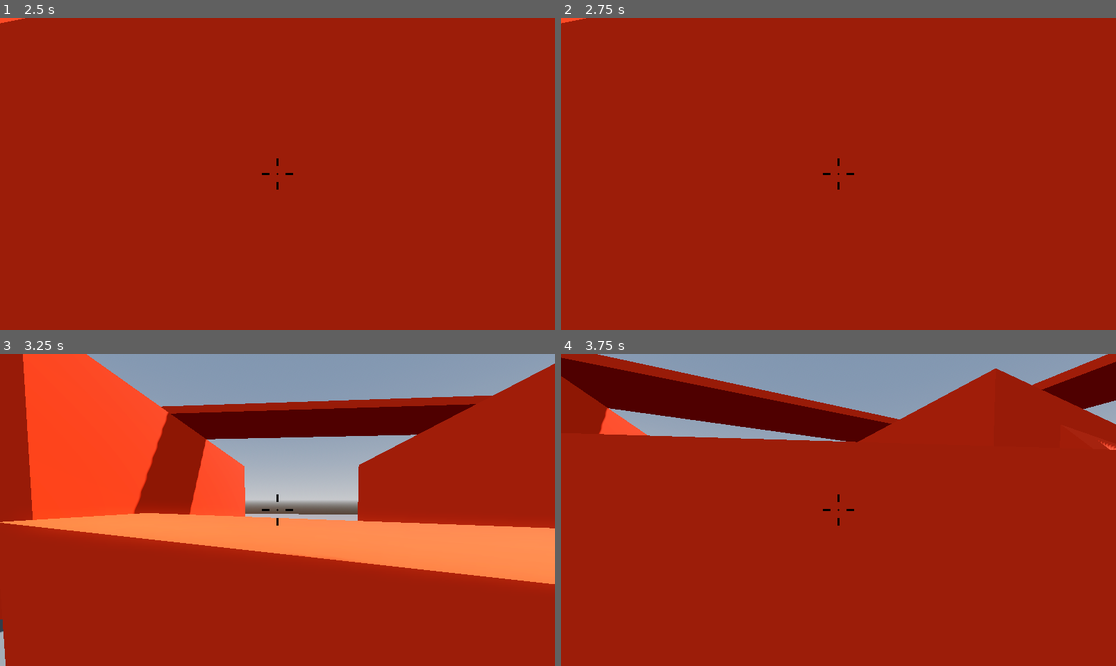
Above: before the commit, frames 1-4 (two rows, left to right).
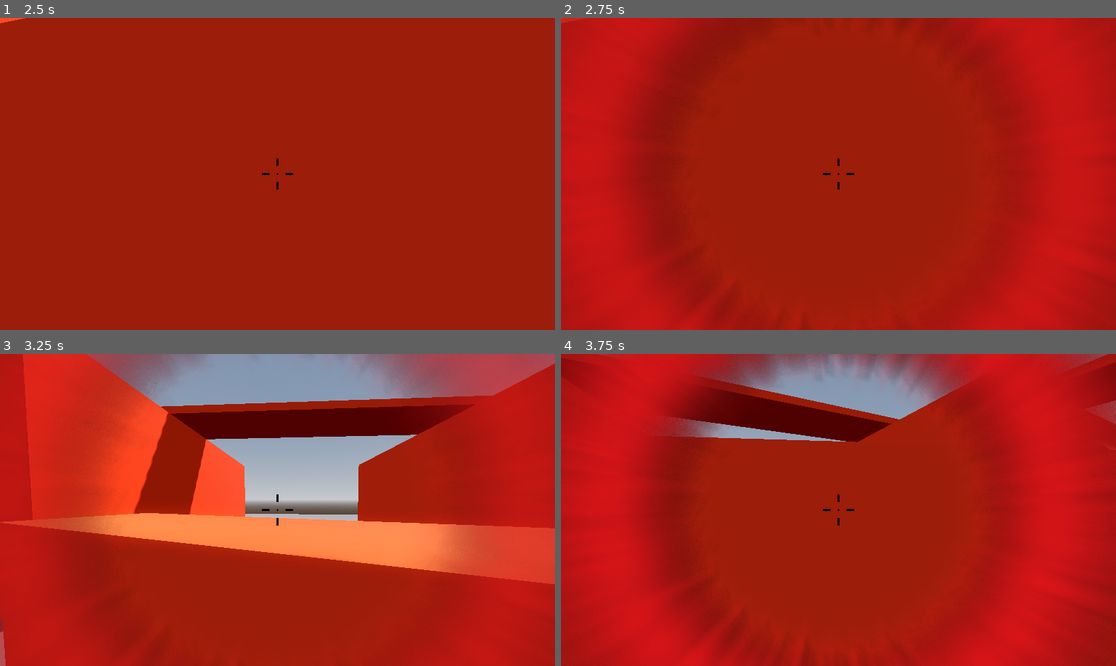
Above: after the commit, the same moments.

Repository: SpookyUboa/robo-rampage
Game: Godot game, scene res://Levels/Sandbox.tscn
Same seed, same stepped clock (60 frames per second), same inputs: the game is played once before the commit and once after it.
Inputs (mouse positions are in pixels of both pictures, inside the frame that each line leads up to):
- Up to frame 1 (2.5 s): tap Enter (ui_accept) at 0.5, 0.77, 1.52 s; move the mouse to (305, 174) at 0.52 s; press the mouse at (305, 174) at 0.53 s; hold W (move_forward) from 0.53 s (still down); move the mouse to (249, 174) at 1.27 s; release the mouse at (249, 174) at 1.28 s; click (249, 174) at 1.35 s; move the mouse to (288, 167) at 2.02 s; press the mouse at (288, 167) at 2.03 s
- Up to frame 2 (2.75 s): keep holding W (move_forward)
- Up to frame 3 (3.25 s): keep holding W (move_forward); move the mouse to (271, 516) at 2.77 s; release the mouse at (271, 516) at 2.78 s; click (271, 516) at 2.85 s; tap Enter (ui_accept) at 3.02 s
- Up to frame 4 (3.75 s): keep holding W (move_forward); move the mouse to (877, 513) at 3.52 s; press the mouse at (877, 513) at 3.53 s

Frame 1 is identical in both runs. In frame 2, 29% of the frame differs, in the area x 0-100%, y 0-100%; in frame 3, 33%; in frame 4, 40%.

Commit message:
Game over screen and damage feedback

Diff:
--- a/Particles/sparks.tscn
+++ b/Particles/sparks.tscn
@@ -23,6 +23,21 @@
 [sub_resource type="BoxMesh" id="BoxMesh_8oqty"]
 material = SubResource("StandardMaterial3D_x1oti")
 size = Vector3(0.1, 0.1, 0.1)
+
+[sub_resource type="Animation" id="Animation_dg8tm"]
+length = 0.001
+tracks/0/type = "value"
+tracks/0/imported = false
+tracks/0/enabled = true
+tracks/0/path = NodePath(".:emitting")
+tracks/0/interp = 1
+tracks/0/loop_wrap = true
+tracks/0/keys = {
+"times": PackedFloat32Array(0),
+"transitions": PackedFloat32Array(1),
+"update": 1,
+"values": [false]
+}
 
 [sub_resource type="Animation" id="Animation_hnn6m"]
 resource_name = "Spark"
@@ -53,21 +68,6 @@
 }]
 }
 
-[sub_resource type="Animation" id="Animation_dg8tm"]
-length = 0.001
-tracks/0/type = "value"
-tracks/0/imported = false
-tracks/0/enabled = true
-tracks/0/path = NodePath(".:emitting")
-tracks/0/interp = 1
-tracks/0/loop_wrap = true
-tracks/0/keys = {
-"times": PackedFloat32Array(0),
-"transitions": PackedFloat32Array(1),
-"update": 1,
-"values": [false]
-}
-
 [sub_resource type="AnimationLibrary" id="AnimationLibrary_xhq6k"]
 _data = {
 "RESET": SubResource("Animation_dg8tm"),
--- a/Player/Player.gd
+++ b/Player/Player.gd
@@ -10,12 +10,18 @@
 var mouse_motion:= Vector2.ZERO
 var health := max_health:
 	set(value):
+		if value < health:
+			damage_animation_player.stop(false)
+			damage_animation_player.play("Damage")
+
 		health = value
 		if health <= 0:
-			get_tree().quit()
+			game_over_menu.game_over()
 
+@onready var game_over_menu: Control = $GameOverMenu
 @onready var camera_pivot: Node3D = $CameraPivot
 @onready var gun_pivot: Node3D = $CameraPivot/GunPivot
+@onready var damage_animation_player: AnimationPlayer = $DamageTexture/DamageAnimationPlayer
 
 func _ready() -> void:
 	Input.mouse_mode = Input.MOUSE_MODE_CAPTURED
--- a/Player/Player.tscn
+++ b/Player/Player.tscn
@@ -1,14 +1,77 @@
-[gd_scene load_steps=8 format=3 uid="uid://co2qph7d8sdvg"]
+[gd_scene load_steps=13 format=3 uid="uid://co2qph7d8sdvg"]
 
 [ext_resource type="Script" path="res://Player/Player.gd" id="1_wdo7e"]
 [ext_resource type="Script" path="res://Player/SmoothCamera.gd" id="2_4kyjj"]
 [ext_resource type="Script" path="res://Player/Crosshair.gd" id="3_4tix3"]
 [ext_resource type="PackedScene" uid="uid://bxij6eug0pt6g" path="res://Player/smg.tscn" id="3_sfqh0"]
 [ext_resource type="Script" path="res://Player/gun_sway.gd" id="4_k7qt7"]
+[ext_resource type="Texture2D" uid="uid://dqxdhmj28amlx" path="res://Player/damage.png" id="6_1bgd0"]
+[ext_resource type="PackedScene" uid="uid://o0rrvxn7xhhv" path="res://Player/game_over_menu.tscn" id="7_oafqr"]
 
 [sub_resource type="CapsuleMesh" id="CapsuleMesh_cat8l"]
 
 [sub_resource type="CapsuleShape3D" id="CapsuleShape3D_2hxpx"]
+
+[sub_resource type="Animation" id="Animation_0cxhp"]
+resource_name = "Damage"
+length = 0.4
+tracks/0/type = "value"
+tracks/0/imported = false
+tracks/0/enabled = true
+tracks/0/path = NodePath(".:scale")
+tracks/0/interp = 1
+tracks/0/loop_wrap = true
+tracks/0/keys = {
+"times": PackedFloat32Array(0, 0.4),
+"transitions": PackedFloat32Array(1, 1),
+"update": 0,
+"values": [Vector2(1, 1), Vector2(1.5, 1.5)]
+}
+tracks/1/type = "value"
+tracks/1/imported = false
+tracks/1/enabled = true
+tracks/1/path = NodePath(".:modulate")
+tracks/1/interp = 1
+tracks/1/loop_wrap = true
+tracks/1/keys = {
+"times": PackedFloat32Array(0, 0.4),
+"transitions": PackedFloat32Array(1, 1),
+"update": 0,
+"values": [Color(1, 1, 1, 1), Color(1, 1, 1, 0)]
+}
+
+[sub_resource type="Animation" id="Animation_kivl2"]
+length = 0.001
+tracks/0/type = "value"
+tracks/0/imported = false
+tracks/0/enabled = true
+tracks/0/path = NodePath(".:scale")
+tracks/0/interp = 1
+tracks/0/loop_wrap = true
+tracks/0/keys = {
+"times": PackedFloat32Array(0),
+"transitions": PackedFloat32Array(1),
+"update": 0,
+"values": [Vector2(1, 1)]
+}
+tracks/1/type = "value"
+tracks/1/imported = false
+tracks/1/enabled = true
+tracks/1/path = NodePath(".:modulate")
+tracks/1/interp = 1
+tracks/1/loop_wrap = true
+tracks/1/keys = {
+"times": PackedFloat32Array(0),
+"transitions": PackedFloat32Array(1),
+"update": 0,
+"values": [Color(1, 1, 1, 0)]
+}
+
+[sub_resource type="AnimationLibrary" id="AnimationLibrary_osemi"]
+_data = {
+"Damage": SubResource("Animation_0cxhp"),
+"RESET": SubResource("Animation_kivl2")
+}
 
 [node name="Player" type="CharacterBody3D" groups=["player"]]
 script = ExtResource("1_wdo7e")
@@ -66,3 +129,19 @@
 [node name="WeaponCamera" type="Camera3D" parent="SubViewportContainer/SubViewport"]
 cull_mask = 512
 fov = 40.1
+
+[node name="DamageTexture" type="TextureRect" parent="."]
+modulate = Color(1, 1, 1, 0)
+offset_right = 40.0
+offset_bottom = 40.0
+pivot_offset = Vector2(576, 324)
+texture = ExtResource("6_1bgd0")
+
+[node name="DamageAnimationPlayer" type="AnimationPlayer" parent="DamageTexture"]
+autoplay = "RESET"
+libraries = {
+"": SubResource("AnimationLibrary_osemi")
+}
+
+[node name="GameOverMenu" parent="." instance=ExtResource("7_oafqr")]
+visible = false
--- /dev/null
+++ b/Player/game_over_menu.gd
@@ -0,0 +1,13 @@
+extends Control
+
+func game_over() -> void:
+	get_tree().paused = true
+	visible = true
+	Input.mouse_mode = Input.MOUSE_MODE_VISIBLE
+
+func _on_restart_button_pressed() -> void:
+	get_tree().paused = false
+	get_tree().reload_current_scene()
+
+func _on_quit_button_pressed() -> void:
+	get_tree().quit()
--- /dev/null
+++ b/Player/game_over_menu.tscn
@@ -0,0 +1,53 @@
+[gd_scene load_steps=5 format=3 uid="uid://o0rrvxn7xhhv"]
+
+[ext_resource type="FontFile" uid="uid://dejvhmobhbhyu" path="res://Assets/Kanit-ExtraBold.ttf" id="1_hpo1j"]
+[ext_resource type="Script" path="res://Player/game_over_menu.gd" id="2_wgqju"]
+
+[sub_resource type="Theme" id="Theme_abb63"]
+default_font = ExtResource("1_hpo1j")
+default_font_size = 64
+
+[sub_resource type="LabelSettings" id="LabelSettings_xfnrh"]
+font_size = 96
+font_color = Color(0.733333, 0, 0.145098, 1)
+
+[node name="GameOverMenu" type="Control"]
+process_mode = 2
+layout_mode = 3
+anchors_preset = 15
+anchor_right = 1.0
+anchor_bottom = 1.0
+grow_horizontal = 2
+grow_vertical = 2
+theme = SubResource("Theme_abb63")
+script = ExtResource("2_wgqju")
+
+[node name="CenterContainer" type="CenterContainer" parent="."]
+layout_mode = 1
+anchors_preset = 15
+anchor_right = 1.0
+anchor_bottom = 1.0
+grow_horizontal = 2
+grow_vertical = 2
+
+[node name="VBoxContainer" type="VBoxContainer" parent="CenterContainer"]
+custom_minimum_size = Vector2(512, 0)
+layout_mode = 2
+
+[node name="Label" type="Label" parent="CenterContainer/VBoxContainer"]
+layout_mode = 2
+text = "YOU DEAD"
+label_settings = SubResource("LabelSettings_xfnrh")
+horizontal_alignment = 1
+
+[node name="RestartButton" type="Button" parent="CenterContainer/VBoxContainer"]
+layout_mode = 2
+text = "AGAIN"
+
+[node name="QuitButton" type="Button" parent="CenterContainer/VBoxContainer"]
+layout_mode = 2
+text = "I'M DONE
+"
+
+[connection signal="pressed" from="CenterContainer/VBoxContainer/RestartButton" to="." method="_on_restart_button_pressed"]
+[connection signal="pressed" from="CenterContainer/VBoxContainer/QuitButton" to="." method="_on_quit_button_pressed"]
Binary file added: Assets/Kanit-ExtraBold.ttf
Not shown, added: Assets/Kanit-ExtraBold.ttf.import
Binary file added: Player/damage.png
Not shown, added: Player/damage.png.import
